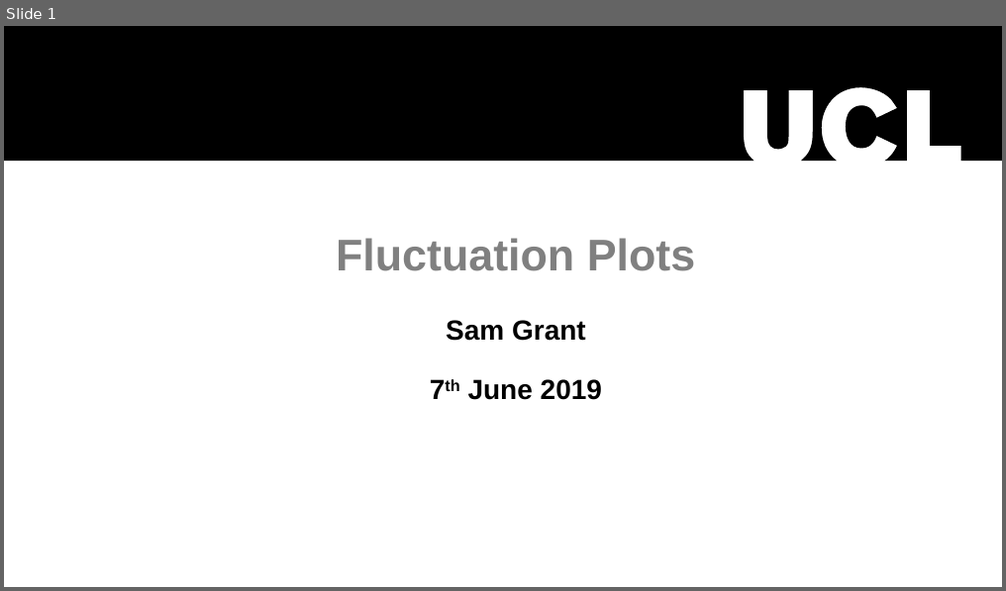
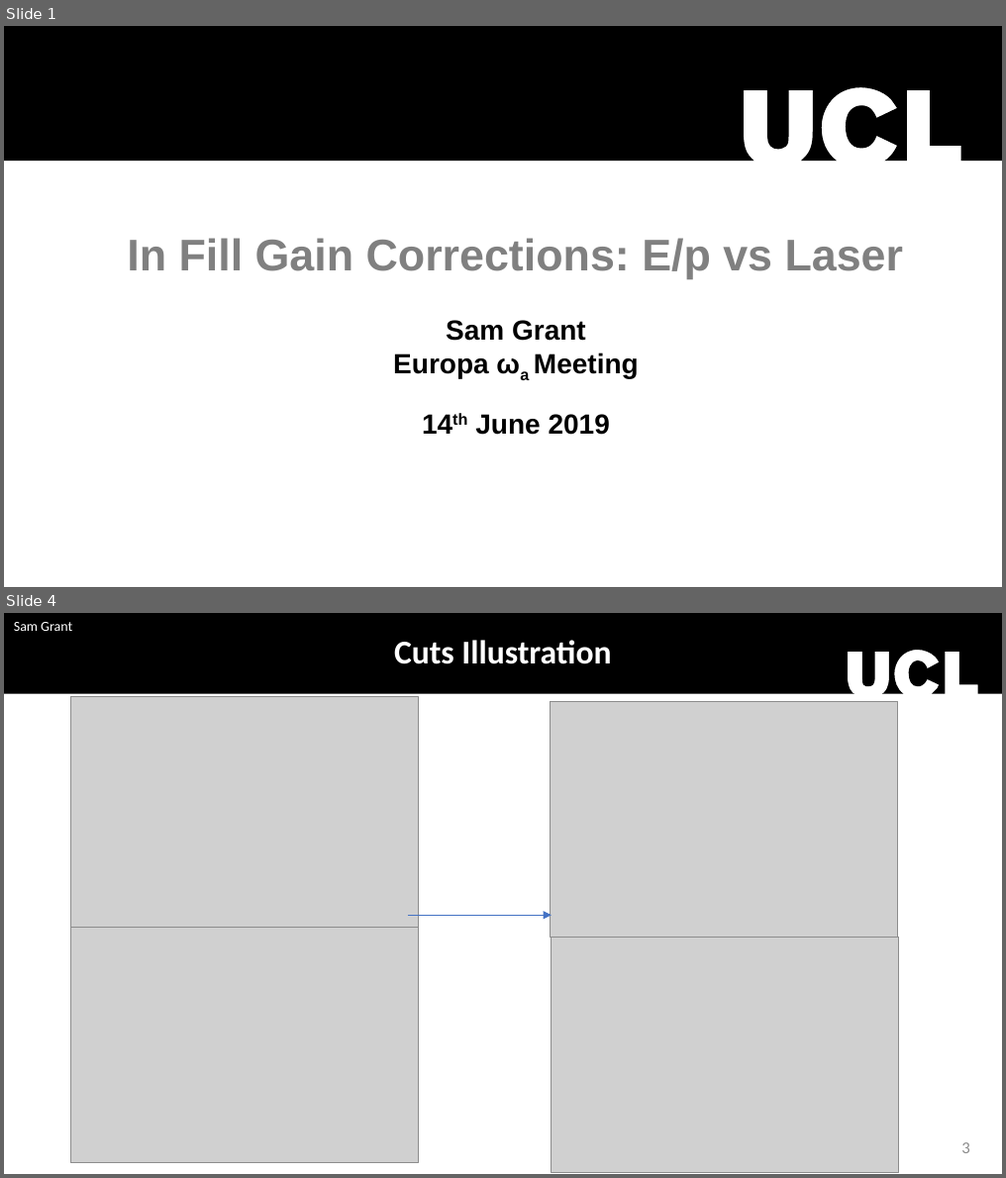
Before and after one commit to sam-grant/EpRatio, a slide deck: fluctuation.pptx. Shown one above the other, each under a label of ours: slide 1 before the commit, slides 1 and 4 after it; the slides between them are not shown. The pictures are 1006x591 and 1006x1178 pixels, drawn with LibreOffice and Linux fonts; fonts in the diff are those of the drawing; grey boxes stand for pictures; background and template pictures are left out. Boxes give left, top, right and bottom in pixels: in the first picture for what was removed or moved away, otherwise in the second. Text is boxed around its words. In the diff, an @@ line names an element or a change of style, - is before the commit and + after.

```diff
--- a/fluctuation.pptx
+++ b/fluctuation.pptx
@@ slide 4 added at box(4, 613, 1002, 1174), background #FFFFFF @@
@@ freeform shape added at box(4, 613, 1002, 694), fill #000000 @@
@@ text added at box(14, 622, 72, 631), 10 pt, text #FFFFFF @@
+Sam Grant
@@ text added at box(394, 640, 611, 664), 24 pt, text #FFFFFF, bold @@
+Cuts Illustration
@@ picture added at box(71, 697, 418, 933) @@
@@ rectangle added at box(667, 698, 700, 725), fill #FFFFFF, outline #FFFFFF 1 pt @@
@@ picture added at box(549, 702, 897, 938) @@
@@ picture added at box(71, 928, 418, 1162) @@
@@ arrow added from (407, 915) to (551, 915), #4472C4 0.5 pt @@
@@ picture added at box(551, 938, 899, 1172) @@
@@ page number added at box(961, 1143, 969, 1154), 12 pt, text #8C8C8C @@
+3
@@ slide 1 changed as well @@
@@ title at box(127, 238, 903, 435): text changed @@
-Fluctuation Plots
-Sam Grant
-7th June 2019
+In Fill Gain Corrections: E/p vs Laser
+Sam Grant
+Europa ωa Meeting
+14th June 2019
```
Also in this commit, not shown: 7 other slides added, 4 slides removed, 28 other files.
